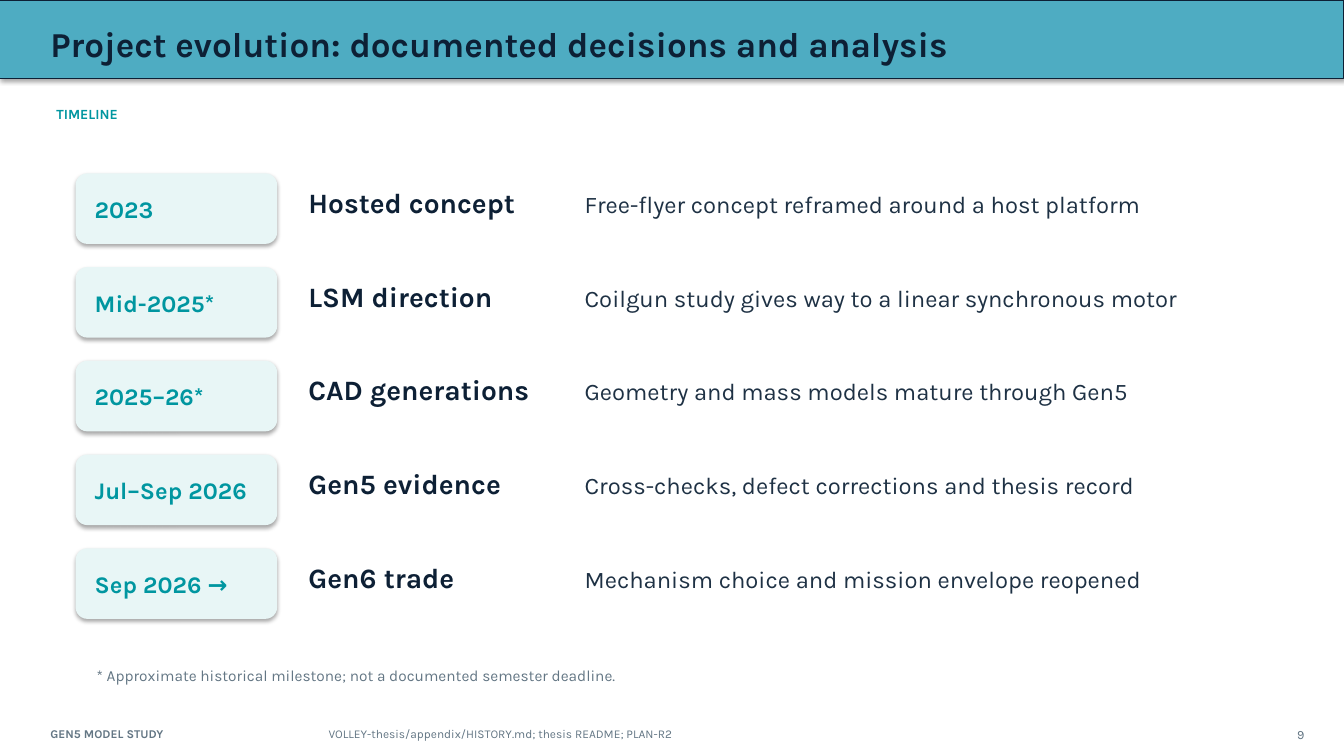
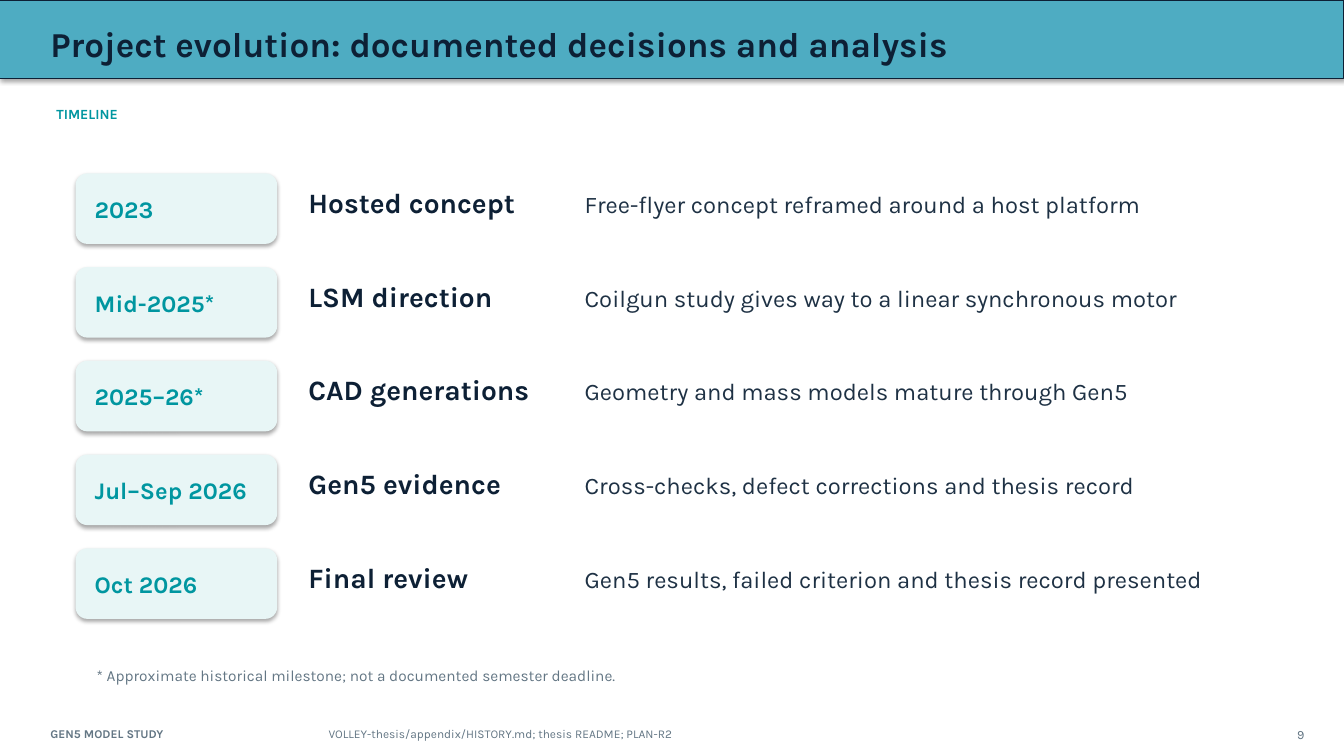
Before and after one commit to aaaaaaaaaaaavm/VOLLEY-thesis, a slide deck: slide 9 of university/final_review_2026_10_10/VOLLEY_Final_Review_2026-10-10.pptx. Drawn at 1344x756 pixels with LibreOffice and Linux fonts; fonts in the diff are those of the drawing. Boxes give left, top, right and bottom in pixels: in the first picture for what was removed or moved away, otherwise in the second. Text is boxed around its words. In the diff, an @@ line names an element or a change of style, - is before the commit and + after.

Commit message:
Frame final review around completed Gen5 thesis findings

```diff
--- a/university/final_review_2026_10_10/VOLLEY_Final_Review_2026-10-10.pptx
+++ b/university/final_review_2026_10_10/VOLLEY_Final_Review_2026-10-10.pptx
@@ text at box(308, 568, 468, 589): text changed @@
-Gen6 trade
+Final review
@@ text at box(95, 577, 197, 594): text changed @@
-Sep 2026 →
+Oct 2026
@@ text at box(585, 571, 1201, 594): text changed @@
-Mechanism choice and mission envelope reopened
+Gen5 results, failed criterion and thesis record presented
```
Also in this commit, not shown: 8 other slides changed, 1 slide added, 1 slide removed, 11 other files.
